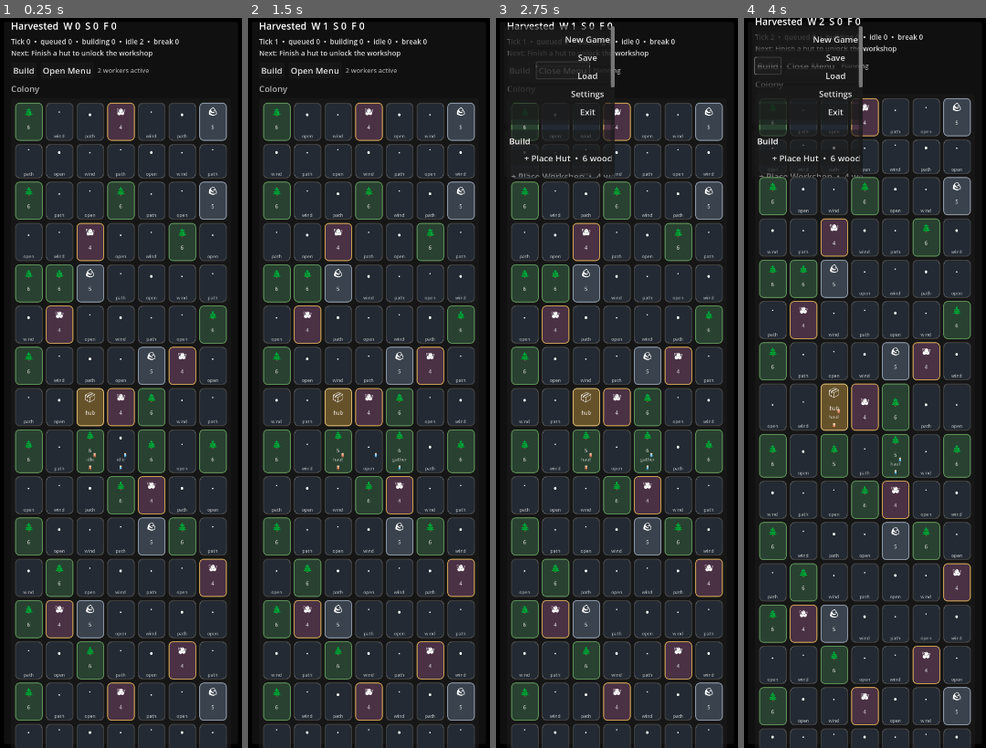
Above: before the commit, frames 1-4 (left to right).
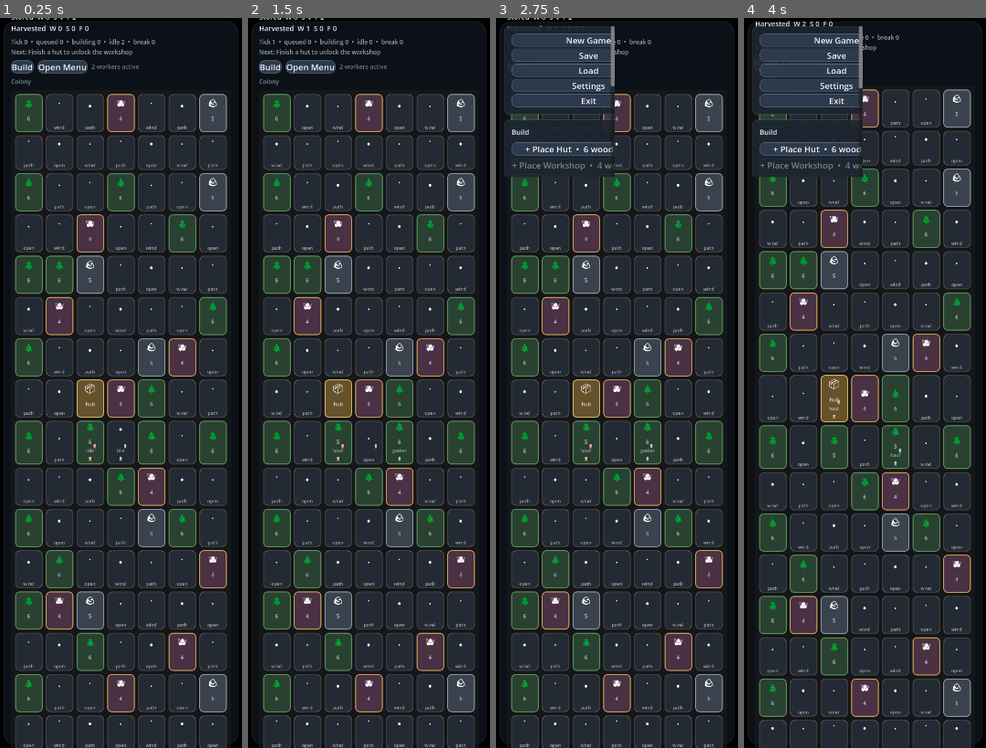
Above: after the commit, the same moments.

Repository: misospace/windowstead
Game: Godot game, scene res://scenes/main.tscn
Same seed, same stepped clock (60 frames per second), same inputs: the game is played once before the commit and once after it.
Inputs:
- Up to frame 1 (0.25 s): no input
- Up to frame 2 (1.5 s): click "Build" at 0.5 s; click "Save" at 1.25 s
- Up to frame 3 (2.75 s): click "Open Menu" at 2 s
- Up to frame 4 (4 s): click "Load" at 2.75 s; click "Build" at 3.5 s

The runs differ from the first frame. In frame 1, 23% of the frame differs, in the area x 4-94%, y 0-100%; in frame 2, 24%; in frame 3, 26%, in the area x 3-94%, y 0-100%; in frame 4, 26%.

Commit message:
fix: complete issue #15 dock UI polish

Diff:
--- a/scenes/main.tscn
+++ b/scenes/main.tscn
@@ -145,9 +145,11 @@
 theme_override_constants/separation = 10
 
 [node name="MenuPanel" type="PanelContainer" parent="Backdrop/Margin/Root/SidebarScroll/Right"]
+unique_name_in_owner = true
 layout_mode = 2
 
 [node name="MenuMargin" type="MarginContainer" parent="Backdrop/Margin/Root/SidebarScroll/Right/MenuPanel"]
+unique_name_in_owner = true
 layout_mode = 2
 theme_override_constants/margin_left = 10
 theme_override_constants/margin_top = 10
@@ -218,6 +220,7 @@
 layout_mode = 2
 
 [node name="SettingsMargin" type="MarginContainer" parent="Backdrop/Margin/Root/SidebarScroll/Right/ManagementPanels/SettingsPanel"]
+unique_name_in_owner = true
 layout_mode = 2
 theme_override_constants/margin_left = 10
 theme_override_constants/margin_top = 10
@@ -225,14 +228,17 @@
 theme_override_constants/margin_bottom = 10
 
 [node name="SettingsBox" type="VBoxContainer" parent="Backdrop/Margin/Root/SidebarScroll/Right/ManagementPanels/SettingsPanel/SettingsMargin"]
+unique_name_in_owner = true
 layout_mode = 2
 theme_override_constants/separation = 8
 
 [node name="SettingsTitle" type="Label" parent="Backdrop/Margin/Root/SidebarScroll/Right/ManagementPanels/SettingsPanel/SettingsMargin/SettingsBox"]
+unique_name_in_owner = true
 layout_mode = 2
 text = "Settings"
 
 [node name="DockSideLabel" type="Label" parent="Backdrop/Margin/Root/SidebarScroll/Right/ManagementPanels/SettingsPanel/SettingsMargin/SettingsBox"]
+unique_name_in_owner = true
 layout_mode = 2
 text = "Dock anchor"
 
@@ -241,6 +247,7 @@
 layout_mode = 2
 
 [node name="TickSpeedLabel" type="Label" parent="Backdrop/Margin/Root/SidebarScroll/Right/ManagementPanels/SettingsPanel/SettingsMargin/SettingsBox"]
+unique_name_in_owner = true
 layout_mode = 2
 text = "Tick speed"
 
@@ -264,9 +271,11 @@
 text = "Close"
 
 [node name="BuildPanel" type="PanelContainer" parent="Backdrop/Margin/Root/SidebarScroll/Right/ManagementPanels"]
+unique_name_in_owner = true
 layout_mode = 2
 
 [node name="BuildMargin" type="MarginContainer" parent="Backdrop/Margin/Root/SidebarScroll/Right/ManagementPanels/BuildPanel"]
+unique_name_in_owner = true
 layout_mode = 2
 theme_override_constants/margin_left = 10
 theme_override_constants/margin_top = 10
@@ -274,10 +283,12 @@
 theme_override_constants/margin_bottom = 10
 
 [node name="BuildBox" type="VBoxContainer" parent="Backdrop/Margin/Root/SidebarScroll/Right/ManagementPanels/BuildPanel/BuildMargin"]
+unique_name_in_owner = true
 layout_mode = 2
 theme_override_constants/separation = 6
 
 [node name="BuildTitle" type="Label" parent="Backdrop/Margin/Root/SidebarScroll/Right/ManagementPanels/BuildPanel/BuildMargin/BuildBox"]
+unique_name_in_owner = true
 layout_mode = 2
 text = "Build"
 
@@ -302,9 +313,11 @@
 metadata/kind = "garden"
 
 [node name="PriorityPanel" type="PanelContainer" parent="Backdrop/Margin/Root/SidebarScroll/Right/ManagementPanels"]
+unique_name_in_owner = true
 layout_mode = 2
 
 [node name="PriorityMargin" type="MarginContainer" parent="Backdrop/Margin/Root/SidebarScroll/Right/ManagementPanels/PriorityPanel"]
+unique_name_in_owner = true
 layout_mode = 2
 theme_override_constants/margin_left = 10
 theme_override_constants/margin_top = 10
@@ -312,10 +325,12 @@
 theme_override_constants/margin_bottom = 10
 
 [node name="PriorityBox" type="VBoxContainer" parent="Backdrop/Margin/Root/SidebarScroll/Right/ManagementPanels/PriorityPanel/PriorityMargin"]
+unique_name_in_owner = true
 layout_mode = 2
 theme_override_constants/separation = 8
 
 [node name="PriorityTitle" type="Label" parent="Backdrop/Margin/Root/SidebarScroll/Right/ManagementPanels/PriorityPanel/PriorityMargin/PriorityBox"]
+unique_name_in_owner = true
 layout_mode = 2
 text = "Priorities"
 
@@ -324,6 +339,7 @@
 theme_override_constants/separation = 8
 
 [node name="GatherLabel" type="Label" parent="Backdrop/Margin/Root/SidebarScroll/Right/ManagementPanels/PriorityPanel/PriorityMargin/PriorityBox/GatherRow"]
+unique_name_in_owner = true
 layout_mode = 2
 size_flags_horizontal = 3
 text = "Gather"
@@ -350,6 +366,7 @@
 theme_override_constants/separation = 8
 
 [node name="HaulLabel" type="Label" parent="Backdrop/Margin/Root/SidebarScroll/Right/ManagementPanels/PriorityPanel/PriorityMargin/PriorityBox/HaulRow"]
+unique_name_in_owner = true
 layout_mode = 2
 size_flags_horizontal = 3
 text = "Haul"
@@ -376,6 +393,7 @@
 theme_override_constants/separation = 8
 
 [node name="BuildLabel" type="Label" parent="Backdrop/Margin/Root/SidebarScroll/Right/ManagementPanels/PriorityPanel/PriorityMargin/PriorityBox/BuildRow"]
+unique_name_in_owner = true
 layout_mode = 2
 size_flags_horizontal = 3
 text = "Build"
@@ -398,9 +416,11 @@
 text = "v"
 
 [node name="CrewPanel" type="PanelContainer" parent="Backdrop/Margin/Root/SidebarScroll/Right/ManagementPanels"]
+unique_name_in_owner = true
 layout_mode = 2
 
 [node name="CrewMargin" type="MarginContainer" parent="Backdrop/Margin/Root/SidebarScroll/Right/ManagementPanels/CrewPanel"]
+unique_name_in_owner = true
 layout_mode = 2
 theme_override_constants/margin_left = 10
 theme_override_constants/margin_top = 10
@@ -408,10 +428,12 @@
 theme_override_constants/margin_bottom = 10
 
 [node name="CrewBox" type="VBoxContainer" parent="Backdrop/Margin/Root/SidebarScroll/Right/ManagementPanels/CrewPanel/CrewMargin"]
+unique_name_in_owner = true
 layout_mode = 2
 theme_override_constants/separation = 6
 
 [node name="CrewTitle" type="Label" parent="Backdrop/Margin/Root/SidebarScroll/Right/ManagementPanels/CrewPanel/CrewMargin/CrewBox"]
+unique_name_in_owner = true
 layout_mode = 2
 text = "Crew"
 
@@ -420,10 +442,12 @@
 layout_mode = 2
 
 [node name="EventPanel" type="PanelContainer" parent="Backdrop/Margin/Root/SidebarScroll/Right/ManagementPanels"]
+unique_name_in_owner = true
 layout_mode = 2
 size_flags_vertical = 3
 
 [node name="EventMargin" type="MarginContainer" parent="Backdrop/Margin/Root/SidebarScroll/Right/ManagementPanels/EventPanel"]
+unique_name_in_owner = true
 layout_mode = 2
 theme_override_constants/margin_left = 10
 theme_override_constants/margin_top = 10
@@ -431,11 +455,13 @@
 theme_override_constants/margin_bottom = 10
 
 [node name="EventBox" type="VBoxContainer" parent="Backdrop/Margin/Root/SidebarScroll/Right/ManagementPanels/EventPanel/EventMargin"]
+unique_name_in_owner = true
 layout_mode = 2
 size_flags_vertical = 3
 theme_override_constants/separation = 6
 
 [node name="EventTitle" type="Label" parent="Backdrop/Margin/Root/SidebarScroll/Right/ManagementPanels/EventPanel/EventMargin/EventBox"]
+unique_name_in_owner = true
 layout_mode = 2
 text = "Settlement log"
 
@@ -447,6 +473,7 @@
 scroll_active = true
 
 [node name="ActionPanel" type="PanelContainer" parent="Backdrop/Margin/Root/SidebarScroll/Right/ManagementPanels"]
+unique_name_in_owner = true
 layout_mode = 2
 
 [node name="ActionMargin" type="MarginContainer" parent="Backdrop/Margin/Root/SidebarScroll/Right/ManagementPanels/ActionPanel"]
--- a/scripts/main.gd
+++ b/scripts/main.gd
@@ -100,13 +100,107 @@
 var tile_size := Vector2i(56, 56)
 var worker_overlay_nodes: Dictionary = {}
 
+func make_panel_style(bg: Color, border: Color, corner_radius: int = 12) -> StyleBoxFlat:
+	var style := StyleBoxFlat.new()
+	style.bg_color = bg
+	style.border_color = border
+	style.border_width_left = 1
+	style.border_width_top = 1
+	style.border_width_right = 1
+	style.border_width_bottom = 1
+	style.corner_radius_top_left = corner_radius
+	style.corner_radius_top_right = corner_radius
+	style.corner_radius_bottom_right = corner_radius
+	style.corner_radius_bottom_left = corner_radius
+	return style
+
+func make_empty_style() -> StyleBoxEmpty:
+	return StyleBoxEmpty.new()
+
+func maybe_node(path: String) -> Node:
+	return get_node(path) if has_node(path) else null
+
 func apply_theme() -> void:
-	# Theme styling temporarily disabled — apply_theme() references nodes that do not exist
-	# in the current scene configuration. These nodes must be added to scenes/main.tscn
-	# before theme application can be restored. When re-enabling, guard all %node refs
-	# with has_node() checks.
-	pass
-
+	var backdrop_style := make_panel_style(Color(0.06, 0.08, 0.11, 0.82), Color(0.23, 0.29, 0.36, 0.55), 18)
+	backdrop.add_theme_stylebox_override("panel", backdrop_style)
+
+	var section_style := make_panel_style(Color(0.11, 0.14, 0.18, 0.92), Color(0.28, 0.34, 0.41, 0.75), 12)
+	for panel_name in ["WorldPanel", "BuildPanel", "PriorityPanel", "CrewPanel", "EventPanel", "SettingsPanel", "MenuPanel", "ActionPanel"]:
+		var panel := maybe_node("%%%s" % panel_name) as PanelContainer
+		if panel:
+			panel.add_theme_stylebox_override("panel", section_style.duplicate())
+
+	for margin_name in ["MenuMargin", "BuildMargin", "PriorityMargin", "CrewMargin", "EventMargin", "SettingsMargin"]:
+		var margin := maybe_node("%%%s" % margin_name) as MarginContainer
+		if margin:
+			margin.add_theme_constant_override("margin_left", 14)
+			margin.add_theme_constant_override("margin_top", 14)
+			margin.add_theme_constant_override("margin_right", 14)
+			margin.add_theme_constant_override("margin_bottom", 14)
+
+	for box_name in ["BuildBox", "PriorityBox", "CrewBox", "EventBox", "SettingsBox"]:
+		var box := maybe_node("%%%s" % box_name) as BoxContainer
+		if box:
+			box.add_theme_constant_override("separation", 10)
+
+	for title_name in ["BuildTitle", "PriorityTitle", "CrewTitle", "EventTitle", "SettingsTitle", "ResourceLabel"]:
+		var label := maybe_node("%%%s" % title_name) as Label
+		if label:
+			label.add_theme_font_size_override("font_size", 14)
+			label.add_theme_color_override("font_color", Color(0.93, 0.95, 1.0, 0.96))
+
+	for label_name in ["GatherLabel", "HaulLabel", "BuildLabel", "DockSideLabel", "TickSpeedLabel", "WorldLabel", "ActivityLabel", "StatusLabel", "HudHint", "TickSpeedValue"]:
+		var info_label := maybe_node("%%%s" % label_name) as Label
+		if info_label:
+			info_label.add_theme_font_size_override("font_size", 12)
+			info_label.add_theme_color_override("font_color", Color(0.86, 0.9, 0.95, 0.84))
+
+	for rank_name in ["GatherRank", "HaulRank", "BuildRank"]:
+		var rank := maybe_node("%%%s" % rank_name) as Label
+		if rank:
+			rank.add_theme_font_size_override("font_size", 12)
+			rank.add_theme_color_override("font_color", Color(0.55, 0.8, 1.0, 1.0))
+
+	var button_normal := make_panel_style(Color(0.18, 0.23, 0.3, 0.96), Color(0.36, 0.45, 0.55, 0.9), 10)
+	var button_hover := make_panel_style(Color(0.23, 0.3, 0.39, 1.0), Color(0.49, 0.64, 0.78, 1.0), 10)
+	var button_pressed := make_panel_style(Color(0.13, 0.18, 0.24, 1.0), Color(0.42, 0.58, 0.71, 0.95), 10)
+	var button_disabled := make_panel_style(Color(0.12, 0.15, 0.19, 0.65), Color(0.24, 0.28, 0.33, 0.45), 10)
+	for button_name in ["BuildModeButton", "HudMenuButton", "GatherUpButton", "GatherDownButton", "HaulUpButton", "HaulDownButton", "BuildUpButton", "BuildDownButton", "SaveButton", "ResetButton", "NewGameButton", "SaveGameButton", "LoadGameButton", "SettingsButton", "ExitButton", "SettingsCloseButton"]:
+		var button := maybe_node("%%%s" % button_name) as Button
+		if button:
+			button.add_theme_stylebox_override("normal", button_normal.duplicate())
+			button.add_theme_stylebox_override("hover", button_hover.duplicate())
+			button.add_theme_stylebox_override("pressed", button_pressed.duplicate())
+			button.add_theme_stylebox_override("disabled", button_disabled.duplicate())
+			button.add_theme_color_override("font_color", Color(0.95, 0.97, 1.0, 0.98))
+			button.add_theme_color_override("font_disabled_color", Color(0.72, 0.76, 0.82, 0.6))
+			button.add_theme_constant_override("h_separation", 6)
+
+	var build_buttons := maybe_node("%BuildButtons") as VBoxContainer
+	if build_buttons:
+		build_buttons.add_theme_constant_override("separation", 6)
+		for child in build_buttons.get_children():
+			if child is Button:
+				child.add_theme_stylebox_override("normal", button_normal.duplicate())
+				child.add_theme_stylebox_override("hover", button_hover.duplicate())
+				child.add_theme_stylebox_override("pressed", button_pressed.duplicate())
+				child.add_theme_stylebox_override("disabled", button_disabled.duplicate())
+				child.add_theme_color_override("font_color", Color(0.95, 0.97, 1.0, 0.98))
+				child.add_theme_color_override("font_disabled_color", Color(0.72, 0.76, 0.82, 0.6))
+
+	var slider := maybe_node("%TickSpeedSlider") as HSlider
+	if slider:
+		slider.add_theme_stylebox_override("slider", make_empty_style())
+		slider.add_theme_stylebox_override("grabber_area", make_panel_style(Color(0.17, 0.21, 0.27, 0.85), Color(0.26, 0.32, 0.39, 0.8), 6))
+		slider.add_theme_stylebox_override("grabber_area_highlight", make_panel_style(Color(0.24, 0.31, 0.39, 0.95), Color(0.44, 0.58, 0.72, 0.95), 6))
+		slider.custom_minimum_size = Vector2(0, 24)
+
+	var option := maybe_node("%DockSideOption") as OptionButton
+	if option:
+		option.add_theme_stylebox_override("normal", button_normal.duplicate())
+		option.add_theme_stylebox_override("hover", button_hover.duplicate())
+		option.add_theme_stylebox_override("pressed", button_pressed.duplicate())
+		option.add_theme_color_override("font_color", Color(0.95, 0.97, 1.0, 0.98))
 
 func _ready() -> void:
 	rng.randomize()
